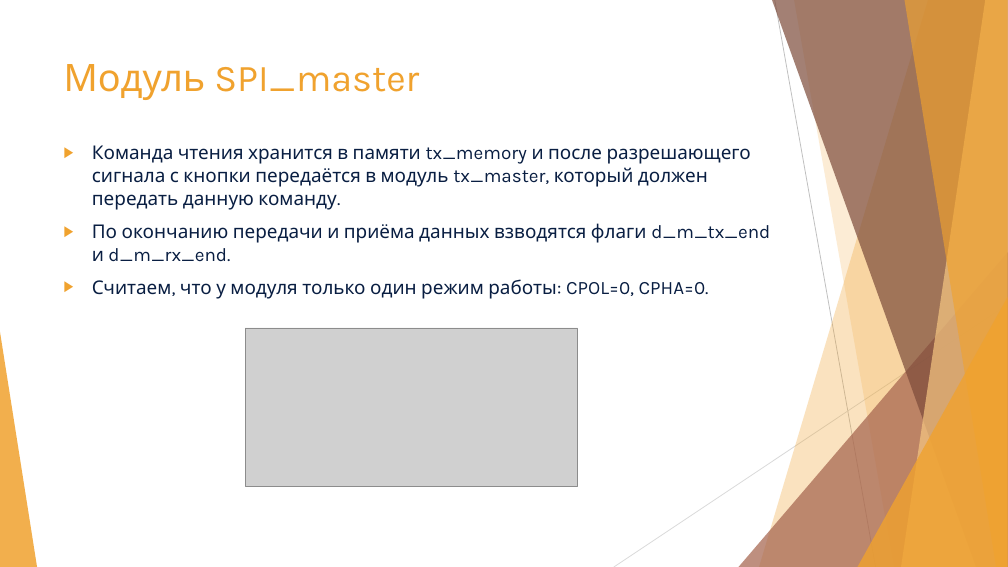
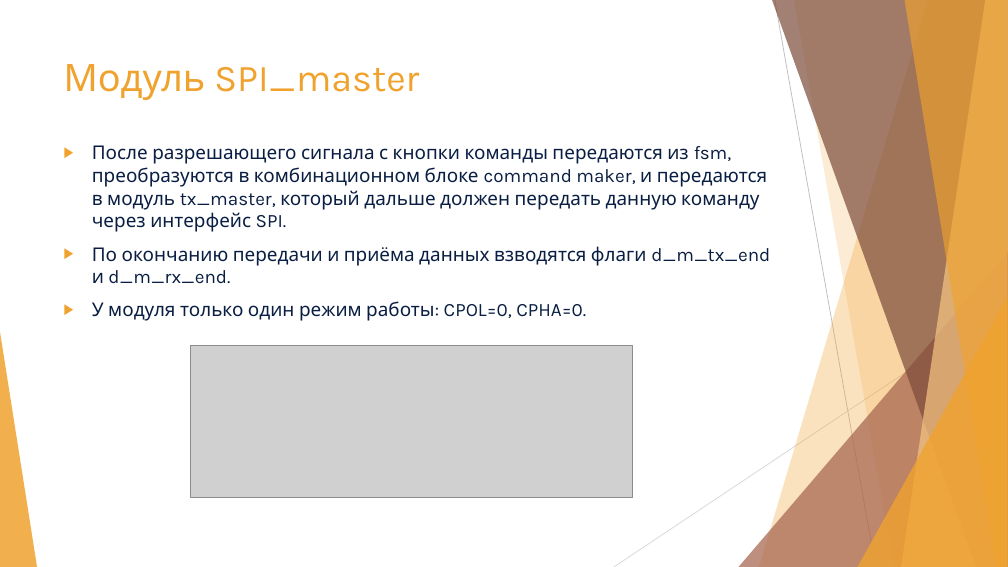
Before and after one commit to krymsk/spi_education_project, a slide deck: slide 4 of doc/SPI.pptx. Drawn at 1008x567 pixels with LibreOffice and Linux fonts; fonts in the diff are those of the drawing; grey boxes stand for pictures. Boxes give left, top, right and bottom in pixels: in the first picture for what was removed or moved away, otherwise in the second. Text is boxed around its words. In the diff, an @@ line names an element or a change of style, - is before the commit and + after.

```diff
--- a/doc/SPI.pptx
+++ b/doc/SPI.pptx
@@ text at <box>92,145,767,232</box>: text changed @@
-▶ Команда чтения хранится в памяти tx_memory и после разрешающего сигнала с кнопки передаётся в модуль tx_master, который должен передать данную команду.
+▶ После разрешающего сигнала с кнопки команды передаются из fsm, преобразуются в комбинационном блоке command maker, и передаются в модуль tx_master, который дальше должен передать данную команду через интерфейс SPI.
@@ text at <box>92,301,586,321</box>: text changed @@
-▶ Считаем, что у модуля только один режим работы: CPOL=0, CPHA=0.
+▶ У модуля только один режим работы: CPOL=0, CPHA=0.
@@ picture: place and size @@
-picture at <box>245,328,578,486</box>
+picture at <box>190,346,632,498</box>
```
Also in this commit, not shown: 2 other slides changed.
